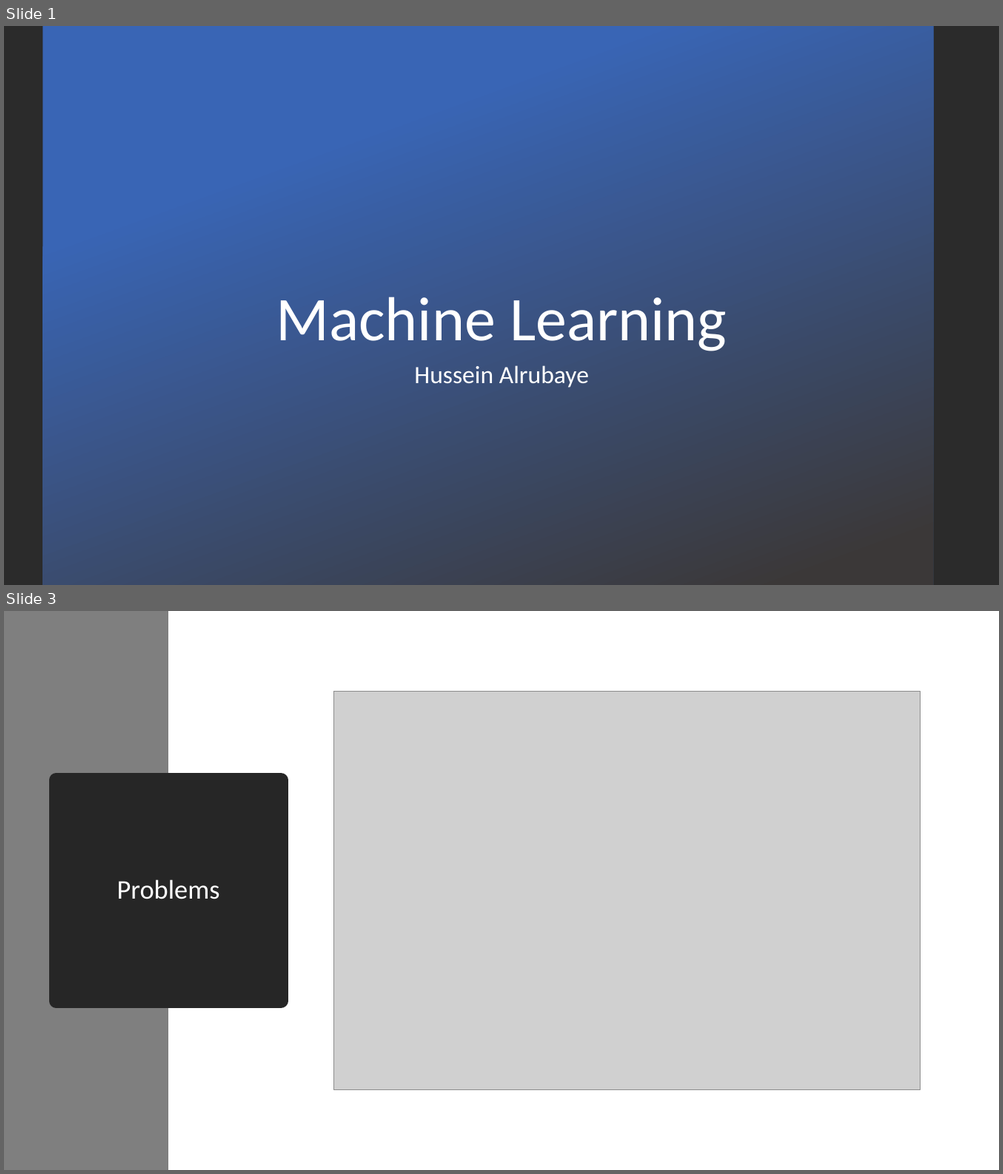
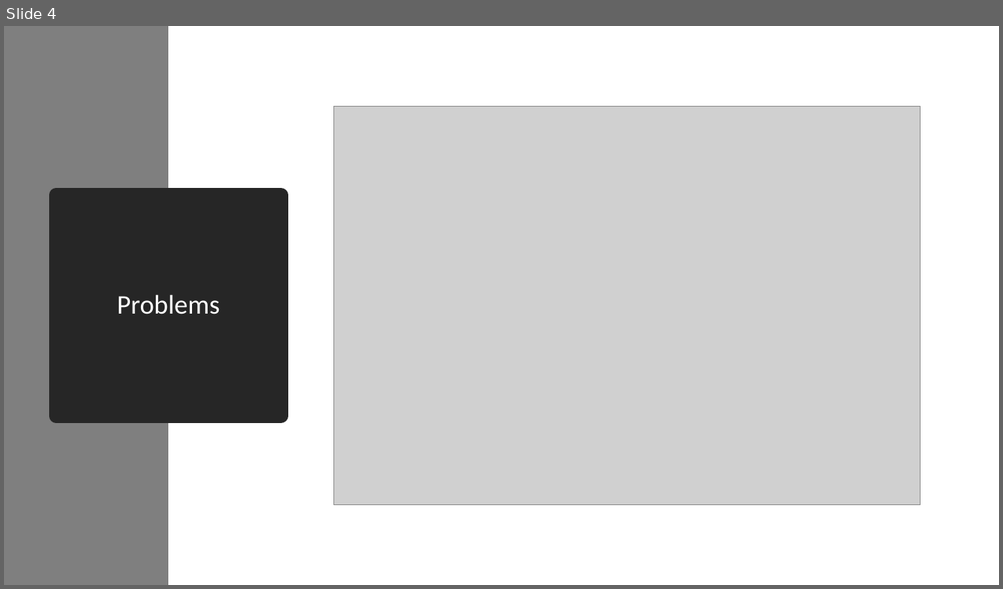
Before and after one commit to hussien89aa/MachineLearning, a slide deck: knn/Presentation1.pptx. Shown one above the other, each under a label of ours: slides 1 and 3 before the commit, slide 4 after it; the slides between them are not shown. The pictures are 1003x1174 and 1003x589 pixels, drawn with LibreOffice and Linux fonts; fonts in the diff are those of the drawing; grey boxes stand for pictures; background and template pictures are left out; a plain dark background stands for a picture behind light text. Boxes give left, top, right and bottom in pixels: in the first picture for what was removed or moved away, otherwise in the second. Text is boxed around its words. In the diff, an @@ line names an element or a change of style, - is before the commit and + after.

```diff
--- a/knn/Presentation1.pptx
+++ b/knn/Presentation1.pptx
@@ slide 1 removed at (x1=4, y1=26, x2=999, y2=585), background picture (left out) @@
@@ rectangle removed at (x1=42, y1=26, x2=933, y2=585) @@
@@ title removed at (x1=276, y1=297, x2=726, y2=352) @@
-Machine Learning
@@ subtitle removed at (x1=414, y1=366, x2=589, y2=388) @@
-Hussein Alrubaye
@@ what was slide 3 is now slide 4 @@
```
Also in this commit, not shown: 3 slides changed, 2 slides added, 2 other files.
